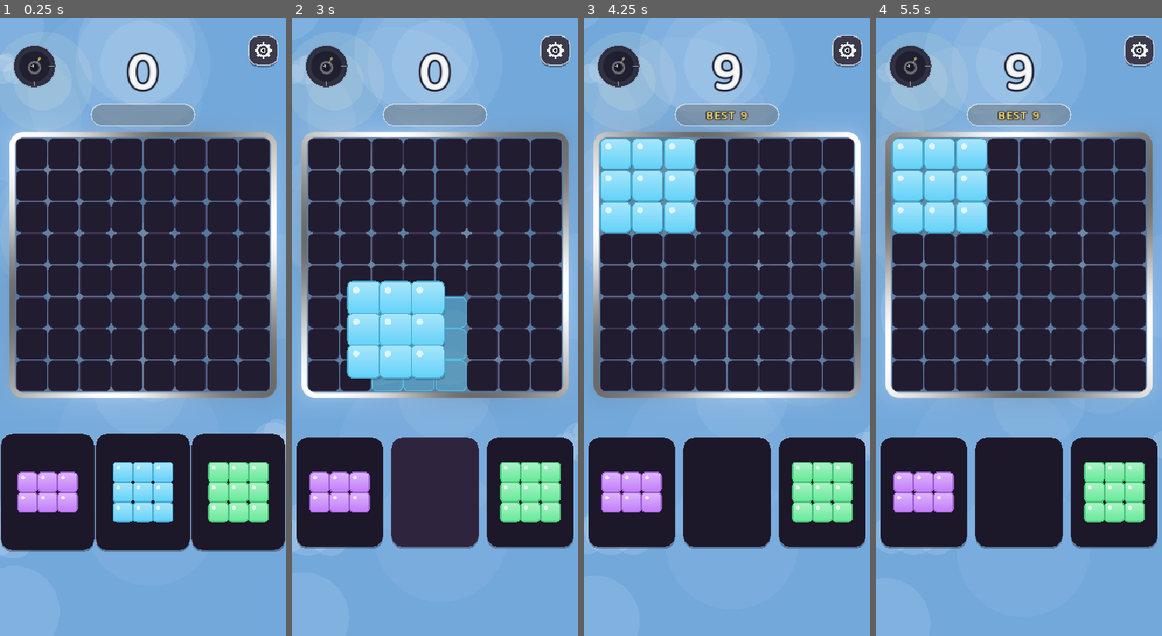
Above: before the commit, frames 1-4 (left to right).
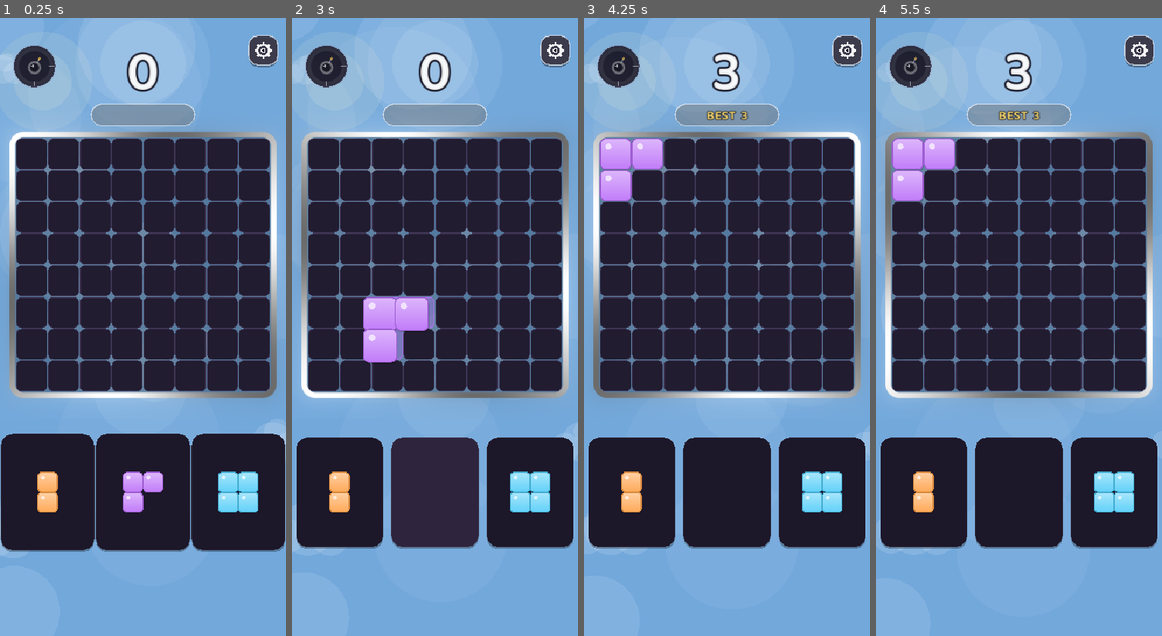
Above: after the commit, the same moments.

Repository: XSideZ/stax-game
Game: Godot game, scene res://scenes/Game.tscn
The game is run twice, just before and just after one commit, with the same random seed, the same clock (stepped at 60 frames per second) and the same inputs. This scene is started directly instead of the project's main scene.
Inputs (mouse positions are in pixels of both pictures, inside the frame that each line leads up to):
- Up to frame 1 (0.25 s): no input
- Up to frame 2 (3 s): move the mouse to (497, 296) at 0.52 s; click (497, 296) at 0.67 s; drag from (377, 357) to (420, 450) at 1.27 s; move the mouse to (463, 191) at 2.02 s; click (463, 191) at 2.17 s; drag from (420, 450) to (349, 234) at 2.77 s
- Up to frame 3 (4.25 s): move the mouse to (812, 419) at 3.52 s; click (812, 419) at 3.67 s
- Up to frame 4 (5.5 s): drag from (933, 234) to (976, 172) at 4.27 s; move the mouse to (1033, 327) at 5.02 s; click (1033, 327) at 5.17 s

The runs differ from the first frame. In frame 1, 5.4% of the frame differs, in the area x 5-95%, y 71-82%; in frame 2, 10%, in the area x 5-95%, y 42-82%; in frame 3, 8.8%; in frame 4, 8.8%.

Commit message:
Adaptive filler: lean big when board is roomy, taper to small as it fills
Big-rectangle spam was clogging the board (harder, not easier). The early/drain
filler now scales piece size to board coverage via _fill_pool/_board_fill:
roomy board (<30%) ~55% big clean blocks mixed with small, mid (<52%) ~28% big,
covered board small pieces only. Combo step uses the full shape set so any-size
line-completers come through. Board-clear gifts + line-completers keep big blocks
appearing, so no shape is ever fully removed.

Co-Authored-By: Claude Opus 4.8 (1M context) <noreply@anthropic.com>

Diff:
--- a/scripts/Game.gd
+++ b/scripts/Game.gd
@@ -380,6 +380,27 @@
 func _wants_clear() -> bool:
 	return sets_given < EARLY_CLEAR_SETS or sets_since_clear >= CLEAR_DROUGHT
 
+# Fraction of the board currently filled (0..1).
+func _board_fill() -> float:
+	var n := 0
+	for r in GRID_ROWS:
+		for c in GRID_COLS:
+			if grid.cells[r][c] != null:
+				n += 1
+	return float(n) / float(GRID_ROWS * GRID_COLS)
+
+# Filler pool that adapts to coverage: roomy board → lean to big clean blocks (a
+# MIX, not a spam); as it fills, shift to smaller pieces so big blocks never clog.
+# Big blocks still come from board-clear gifts and line-completers, so no shape is
+# ever fully removed — they just taper as the board gets covered.
+func _fill_pool() -> Array:
+	var ratio := _board_fill()
+	if ratio < 0.30:
+		return CLEAN_SHAPES if randf() < 0.55 else EARLY_SHAPES
+	elif ratio < 0.52:
+		return CLEAN_SHAPES if randf() < 0.28 else EARLY_SHAPES
+	return EARLY_SHAPES
+
 # Early-game generosity fades GRADUALLY: 85% smart picks at move 0, easing
 # to 0% by move ~45. Smart picks complete lines (multi-line wins outright);
 # when nothing clears yet, hand out big "builder" pieces so the board fills
@@ -425,19 +446,19 @@
 	# DRAIN MODE (early game, or a board-clear drought): ONLY small pieces, strongly
 	# biased to completing lines, so the board drains toward a full clear.
 	if _wants_clear():
-		# Block-Blast-style opening: prefer (1) a one-piece board clear, then (2) a
-		# clean rectangle that completes a line, then (3) any clean rectangle that
-		# fits — big square tiles fill the board EVENLY and clear in big chunks,
-		# instead of odd shapes that leave a stray block (which blocks board clears).
+		# Helpful mix that ADAPTS to how full the board is: gift a one-piece board
+		# clear if possible, else a shape that completes a line, else a filler whose
+		# size scales with free space — bigger clean blocks while there's room, then
+		# smaller pieces as coverage rises so big blocks never clog the board.
 		var bc := _pick_board_clear_shape()
 		if not bc.is_empty():
 			return bc
-		var combo := _pick_combo_shape(CLEAN_SHAPES)
+		var combo := _pick_combo_shape()
 		if not combo.is_empty():
 			return combo
-		var rect := _pick_fitting(CLEAN_SHAPES)
-		if not rect.is_empty():
-			return rect
+		var fill := _pick_fitting(_fill_pool())
+		if not fill.is_empty():
+			return fill
 		return _pick_helpful_shape()
 	var smart_p : float = clampf(0.85 * (1.0 - float(placements) / SMART_FADE_MOVES), 0.0, 0.85)
 	if randf() < smart_p:
